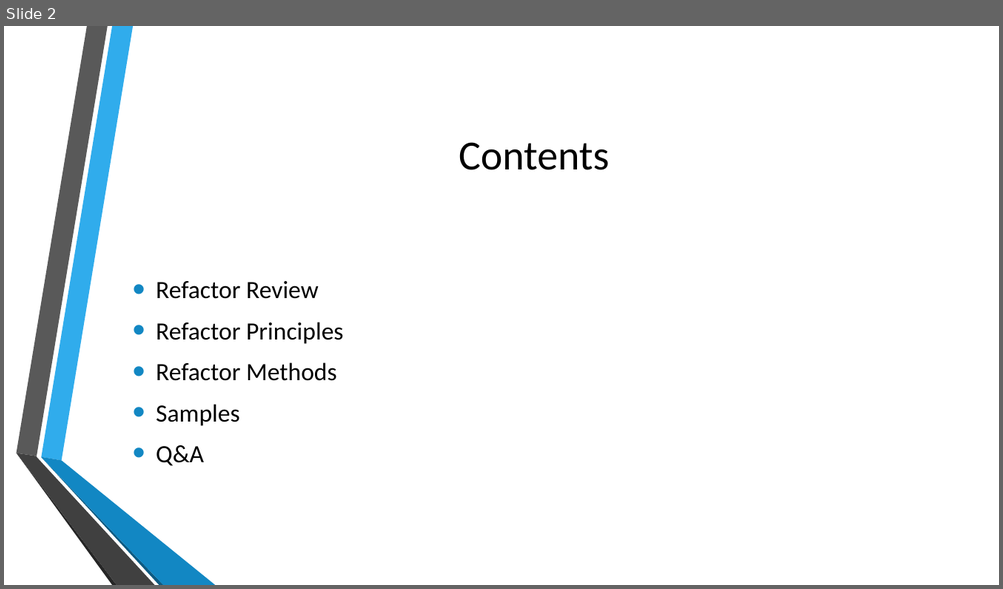
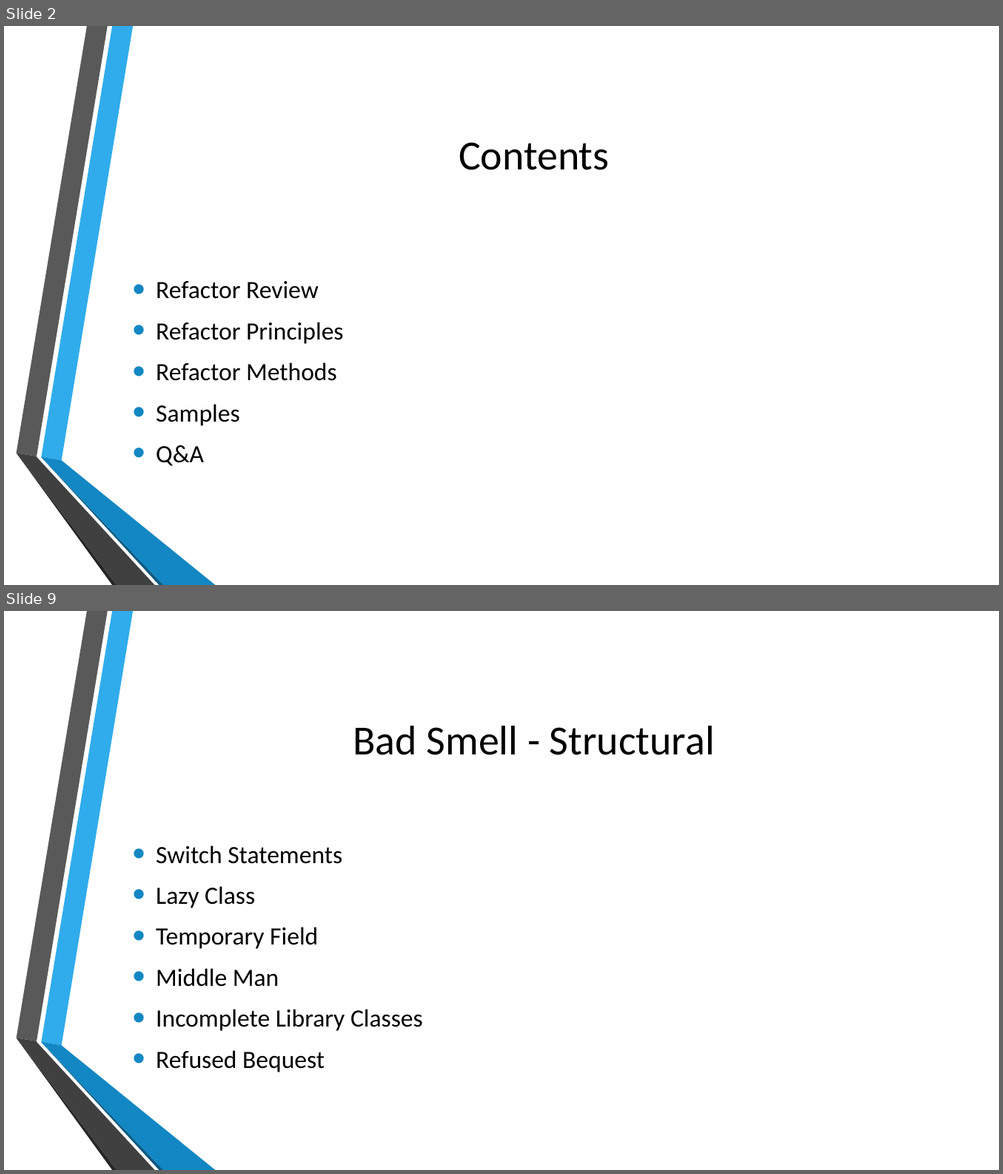
Before and after one commit to zhangyun/sharings, a slide deck: Refactoring - Java/Refactoring.pptx. Shown one above the other, each under a label of ours: slide 2 before the commit, slides 2 and 9 after it; the slides between them are not shown. The pictures are 1003x589 and 1003x1174 pixels, drawn with LibreOffice and Linux fonts; fonts in the diff are those of the drawing; background and template pictures are left out. Boxes give left, top, right and bottom in pixels: in the first picture for what was removed or moved away, otherwise in the second. Text is boxed around its words. In the diff, an @@ line names an element or a change of style, - is before the commit and + after.

```diff
--- a/Refactoring - Java/Refactoring.pptx
+++ b/Refactoring - Java/Refactoring.pptx
@@ slide 9 added at bbox=[4, 611, 999, 1170], background picture (left out); not listed: 6 template elements that a slide beside it also shows @@
@@ title added at bbox=[353, 726, 714, 755], 40 pt, text #000000 @@
+Bad Smell - Structural
@@ text added at bbox=[156, 846, 423, 1073], 24 pt, text #000000 @@
+• Switch Statements
+• Lazy Class
+• Temporary Field
+• Middle Man
+• Incomplete Library Classes
+• Refused Bequest
```
Also in this commit, not shown: 1 slide changed, 11 other slides added, 2 slides removed.
